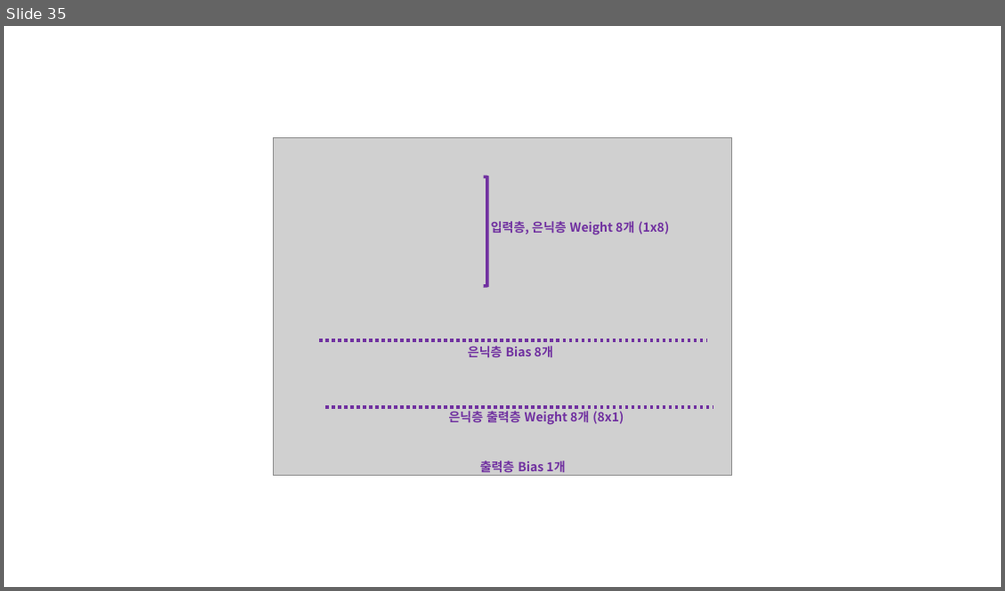
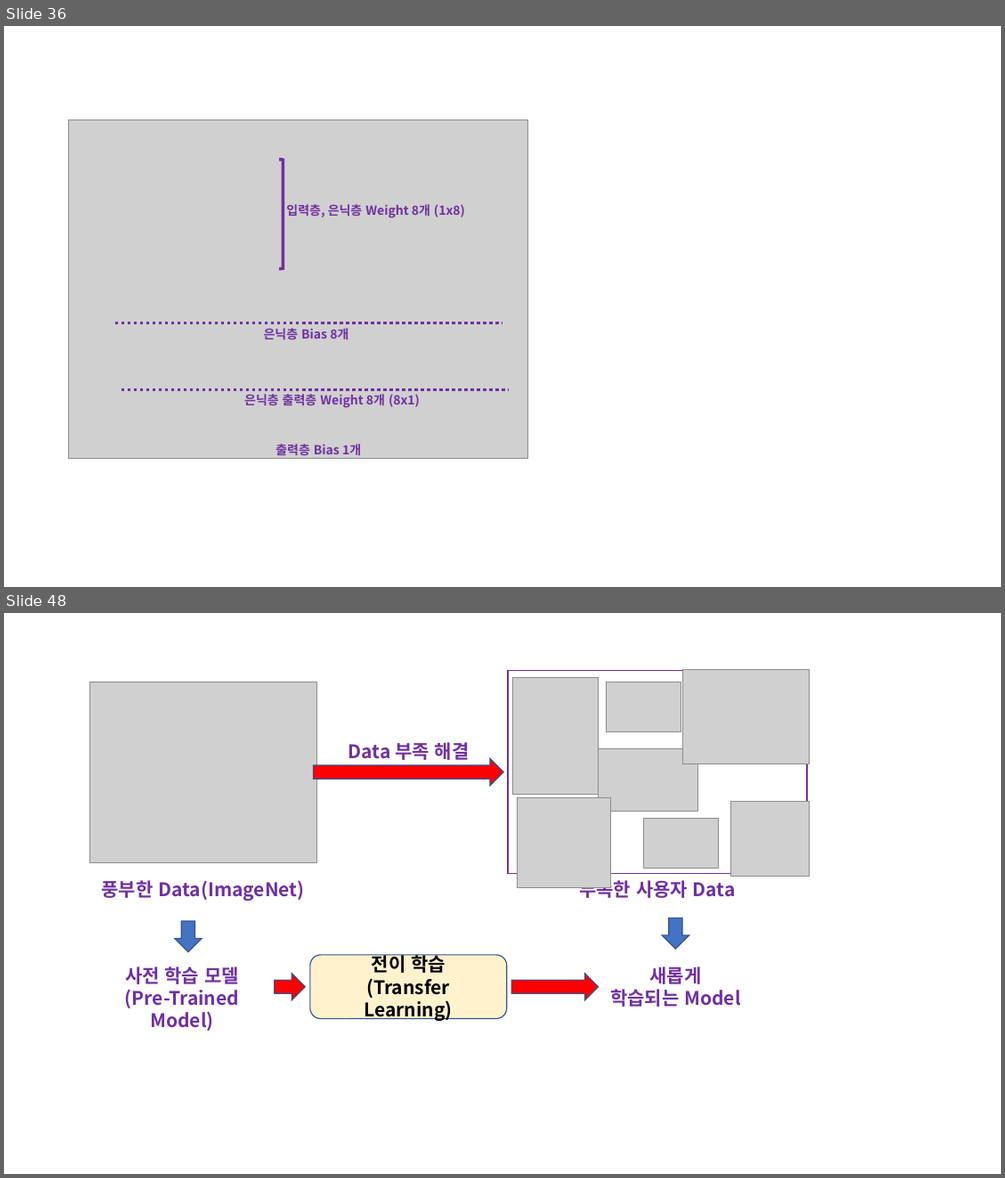
Before and after one commit to doalongwith/Pytorch, a slide deck: Pytorch_Image.pptx. Shown one above the other, each under a label of ours: slide 35 before the commit, slides 36 and 48 after it; the slides between them are not shown. The pictures are 1005x591 and 1005x1178 pixels, drawn with LibreOffice and Linux fonts; fonts in the diff are those of the drawing; grey boxes stand for pictures. Boxes give left, top, right and bottom in pixels: in the first picture for what was removed or moved away, otherwise in the second. Text is boxed around its words. In the diff, an @@ line names an element or a change of style, - is before the commit and + after.

```diff
--- a/Pytorch_Image.pptx
+++ b/Pytorch_Image.pptx
@@ slide 48 added at (4, 613, 1001, 1174), background #FFFFFF @@
@@ picture added at (89, 682, 316, 863) @@
@@ rectangle added at (508, 671, 807, 874), fill #FFFFFF, outline #7030A0 1 pt @@
@@ picture added at (512, 677, 599, 794) @@
@@ picture added at (606, 682, 680, 732) @@
@@ picture added at (683, 669, 809, 764) @@
@@ text added at (348, 742, 469, 760), 18 pt, text #7030A0, bold @@
+Data 부족 해결
@@ right arrow added at (314, 759, 503, 786), fill #FF0000, outline #325491 1 pt @@
@@ picture added at (599, 749, 698, 811) @@
@@ picture added at (517, 798, 610, 887) @@
@@ picture added at (643, 818, 718, 868) @@
@@ picture added at (731, 801, 809, 876) @@
@@ text added at (579, 877, 736, 900), 18 pt, text #7030A0, bold @@
+부족한 사용자 Data
@@ text added at (102, 880, 304, 900), 18 pt, text #7030A0, bold @@
+풍부한 Data(ImageNet)
@@ down arrow added at (175, 921, 202, 952), fill #4472C4, outline #325491 1 pt @@
@@ down arrow added at (662, 918, 689, 949), fill #4472C4, outline #325491 1 pt @@
@@ rounded rectangle added at (310, 955, 507, 1018), fill #FFF2CC, outline #325491 1 pt, 18 pt, text #000000, bold @@
+전이 학습
+(Transfer Learning)
@@ text added at (125, 966, 239, 1030), 18 pt, text #7030A0, bold @@
+사전 학습 모델
+(Pre-Trained Model)
@@ right arrow added at (275, 973, 306, 1000), fill #FF0000, outline #325491 1 pt @@
@@ right arrow added at (512, 973, 599, 1000), fill #FF0000, outline #325491 1 pt @@
@@ text added at (610, 966, 740, 1006), 18 pt, text #7030A0, bold @@
+새롭게
+학습되는 Model
@@ what was slide 35 is now slide 36 @@
@@ slide 36 changed as well @@
@@ 4 texts, 2 lines, 1 picture, 1 right bracket: place and size @@
-4 texts, 2 lines, 1 picture, 1 right bracket at (273, 137, 732, 475)
+4 texts, 2 lines, 1 picture, 1 right bracket at (69, 120, 528, 459)
```
Also in this commit, not shown: 1 other slide changed, 42 other slides added, 28 other files.
